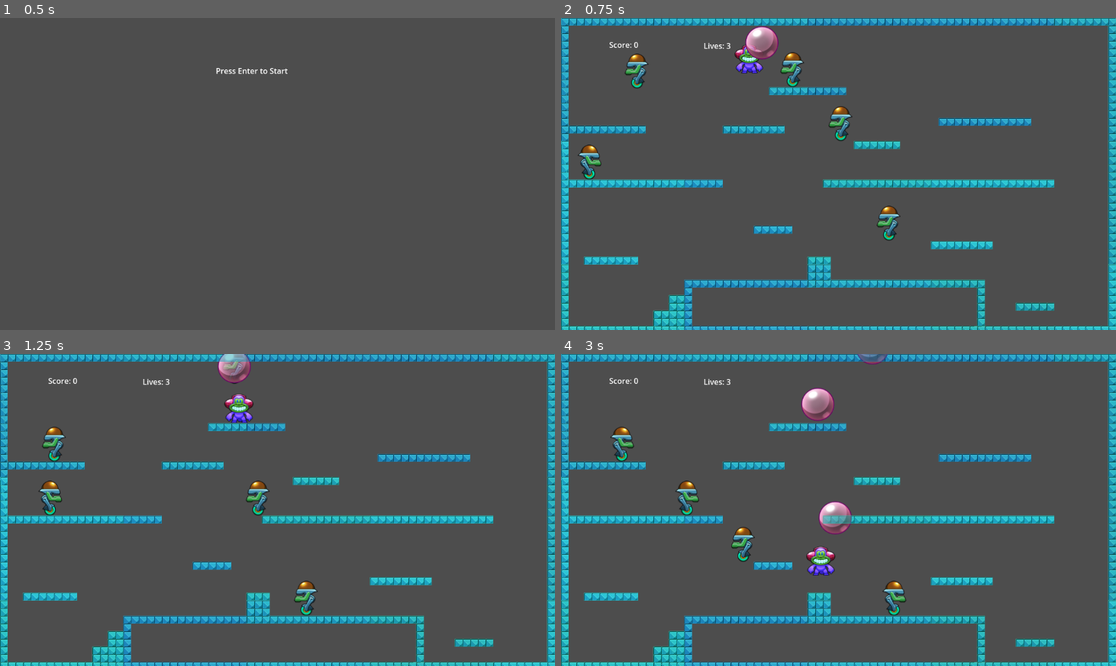
Above: before the commit, frames 1-4 (two rows, left to right).
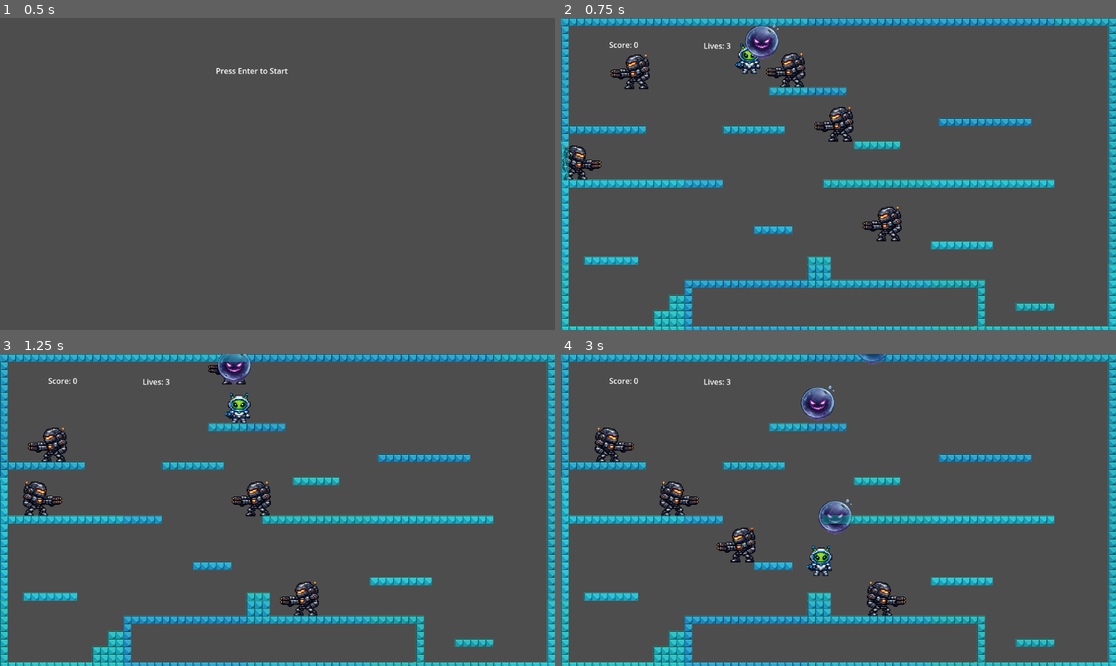
Above: after the commit, the same moments.

Repository: MikKamochkin/GenAI-Asset-Pipeline-for-Bubble-Bobble-Clone
Game: Godot game, scene res://scenes/main/Main.tscn
Two runs of this game, one before a commit and one after it. Both use one fixed random seed, a clock stepped at 60 frames per second and the inputs below.
Inputs:
- Up to frame 1 (0.5 s): no input
- Up to frame 2 (0.75 s): tap Enter at 0.5 s; hold D (move_right) from 0.53 s (still down); tap Space (fire) at 0.6 s
- Up to frame 3 (1.25 s): keep holding D (move_right); tap Up (jump) at 0.77 s
- Up to frame 4 (3 s): tap Space (fire) at 1.35, 2.1, 2.85 s; tap Up (jump) at 1.52 s; release D (move_right) at 2.03 s; hold A (move_left) 2.03-2.78 s; hold D (move_right) from 2.78 s (still down)

Frame 1 is identical in both runs. In frame 2, 3.2% of the frame differs, in the area x 0-62%, y 2-72%; in frame 3, 2.9%; in frame 4, 3.8%, in the area x 6-63%, y 0-85%.

Commit message:
assets replaced

Diff:
--- /dev/null
+++ b/docs/ASSET_LOG.csv
@@ -0,0 +1,6 @@
+asset_id,type,tool,prompt_summary,iterations,manual_edit_minutes,main_problems,godot_import_notes,final_path
+player_idle,sprite_sheet,ChatGPT ImageGen (OpenAI),Cute sci-fi hero front-view pixel sprite w/ transparent BG,1,5,minor cleanup: edge pixels/halo,Filter OFF; Mipmaps OFF; Compression Lossless,assets_ai/processed/player_idle.png
+player_run_sheet,sprite_sheet,ChatGPT ImageGen (OpenAI),4-frame run cycle for same hero (aligned frames),2,20,duplicate/near-identical frames; inconsistent motion; alignment tweaks,Filter OFF; Mipmaps OFF; Compression Lossless,assets_ai/processed/player_run_sheet.png
+enemy_robot,sprite_sheet,ChatGPT ImageGen (OpenAI),Side-view enemy robot pixel sprite w/ transparent BG,2,15,background not truly transparent; alpha cleanup needed,Filter OFF; Mipmaps OFF; Compression Lossless,assets_ai/processed/enemy_robot.png
+tileset_scifi_cave,tileset,ChatGPT ImageGen (OpenAI),Sci-fi cave tileset concept w/ solid + decorative variants,2,30,not true 16x16 grid; tile seams; background transparency issues; required slicing/downscaling,Filter OFF; Mipmaps OFF; Compression Lossless; set Tile Size 16x16 in TileSet,assets_ai/processed/tileset_scifi_cave.png
+bubble_evil,sprite_sheet,ChatGPT ImageGen (OpenAI),Evil semi-transparent bubble with ~0.3 interior alpha,1,10,alpha level not exact; potential halo/edge cleanup,Filter OFF; Mipmaps OFF; Compression Lossless,assets_ai/processed/bubble_evil.png
--- a/scenes/entities/player/Enemy.tscn
+++ b/scenes/entities/player/Enemy.tscn
@@ -1,7 +1,7 @@
 [gd_scene load_steps=4 format=3 uid="uid://dhuseyx2jaslm"]
 
-[ext_resource type="Texture2D" uid="uid://cq6bjh5bddnoy" path="res://assets/robot000.png" id="1_i63ci"]
 [ext_resource type="Script" uid="uid://16hlt5wu1nkh" path="res://scripts/Enemy.gd" id="1_qfox8"]
+[ext_resource type="Texture2D" uid="uid://dvnrg5rynjuy4" path="res://assets_ai/raw/ChatGPT Image Mar 4, 2026, 03_43_09 PM.png" id="2_qfox8"]
 
 [sub_resource type="RectangleShape2D" id="RectangleShape2D_qfox8"]
 size = Vector2(50, 73)
@@ -12,7 +12,9 @@
 script = ExtResource("1_qfox8")
 
 [node name="Sprite2D" type="Sprite2D" parent="."]
-texture = ExtResource("1_i63ci")
+position = Vector2(-15, 0)
+scale = Vector2(0.14, 0.14)
+texture = ExtResource("2_qfox8")
 
 [node name="CollisionShape2D" type="CollisionShape2D" parent="."]
 position = Vector2(0, -1.5)
--- a/scenes/entities/player/Player.tscn
+++ b/scenes/entities/player/Player.tscn
@@ -1,8 +1,8 @@
 [gd_scene load_steps=6 format=3 uid="uid://brbjbey4c4l3w"]
 
 [ext_resource type="Script" uid="uid://dsh6me0tnr6hl" path="res://scripts/Player.gd" id="1_tlaso"]
-[ext_resource type="Texture2D" uid="uid://c4065qphwjw2k" path="res://scenes/entities/player/still.png" id="2_afppm"]
 [ext_resource type="PackedScene" uid="uid://bkk8me2ikyhq6" path="res://scenes/entities/projectiles/Bubble.tscn" id="2_n1xdv"]
+[ext_resource type="Texture2D" uid="uid://bgp3cbvxxlpbj" path="res://assets_ai/raw/ChatGPT Image Mar 4, 2026, 03_19_37 PM.png" id="3_n1xdv"]
 
 [sub_resource type="CapsuleShape2D" id="CapsuleShape2D_sjmi1"]
 radius = 30.0
@@ -18,7 +18,9 @@
 bubble_scene = ExtResource("2_n1xdv")
 
 [node name="Sprite2D" type="Sprite2D" parent="Player"]
-texture = ExtResource("2_afppm")
+position = Vector2(0, 6)
+scale = Vector2(0.11, 0.11)
+texture = ExtResource("3_n1xdv")
 
 [node name="CollisionShape2D" type="CollisionShape2D" parent="Player"]
 position = Vector2(0, 4)
--- a/scenes/entities/projectiles/Bubble.tscn
+++ b/scenes/entities/projectiles/Bubble.tscn
@@ -1,7 +1,7 @@
 [gd_scene load_steps=4 format=3 uid="uid://bkk8me2ikyhq6"]
 
 [ext_resource type="Script" uid="uid://c85u5xq78hovr" path="res://scripts/Bubble.gd" id="1_5g3qy"]
-[ext_resource type="Texture2D" uid="uid://dcfkl1gyvi3tm" path="res://assets/orb4.png" id="2_i1kn5"]
+[ext_resource type="Texture2D" uid="uid://b1jrfqjktem6d" path="res://assets_ai/raw/ChatGPT Image Mar 4, 2026, 04_09_25 PM.png" id="2_5g3qy"]
 
 [sub_resource type="CircleShape2D" id="CircleShape2D_5g3qy"]
 radius = 34.0147
@@ -10,7 +10,8 @@
 script = ExtResource("1_5g3qy")
 
 [node name="Sprite2D" type="Sprite2D" parent="."]
-texture = ExtResource("2_i1kn5")
+scale = Vector2(0.1, 0.1)
+texture = ExtResource("2_5g3qy")
 
 [node name="CollisionShape2D" type="CollisionShape2D" parent="."]
 shape = SubResource("CircleShape2D_5g3qy")
Binary file added: assets_ai/processed/ChatGPT Image Mar 4, 2026, 03_48_17 PM.png
Not shown, added: assets_ai/processed/ChatGPT Image Mar 4, 2026, 03_48_17 PM.png.import
Binary file added: assets_ai/processed/resized 2.png
Not shown, added: assets_ai/processed/resized 2.png.import
Binary file added: assets_ai/raw/ChatGPT Image Mar 4, 2026, 03_19_37 PM.png
Not shown, added: assets_ai/raw/ChatGPT Image Mar 4, 2026, 03_19_37 PM.png.import
Binary file added: assets_ai/raw/ChatGPT Image Mar 4, 2026, 03_43_09 PM.png
Not shown, added: assets_ai/raw/ChatGPT Image Mar 4, 2026, 03_43_09 PM.png.import
Binary file added: assets_ai/raw/ChatGPT Image Mar 4, 2026, 03_48_17 PM.png
Not shown, added: assets_ai/raw/ChatGPT Image Mar 4, 2026, 03_48_17 PM.png.import
Binary file added: assets_ai/raw/ChatGPT Image Mar 4, 2026, 04_09_25 PM.png
Not shown, added: assets_ai/raw/ChatGPT Image Mar 4, 2026, 04_09_25 PM.png.import
(and 2 more such lines)
